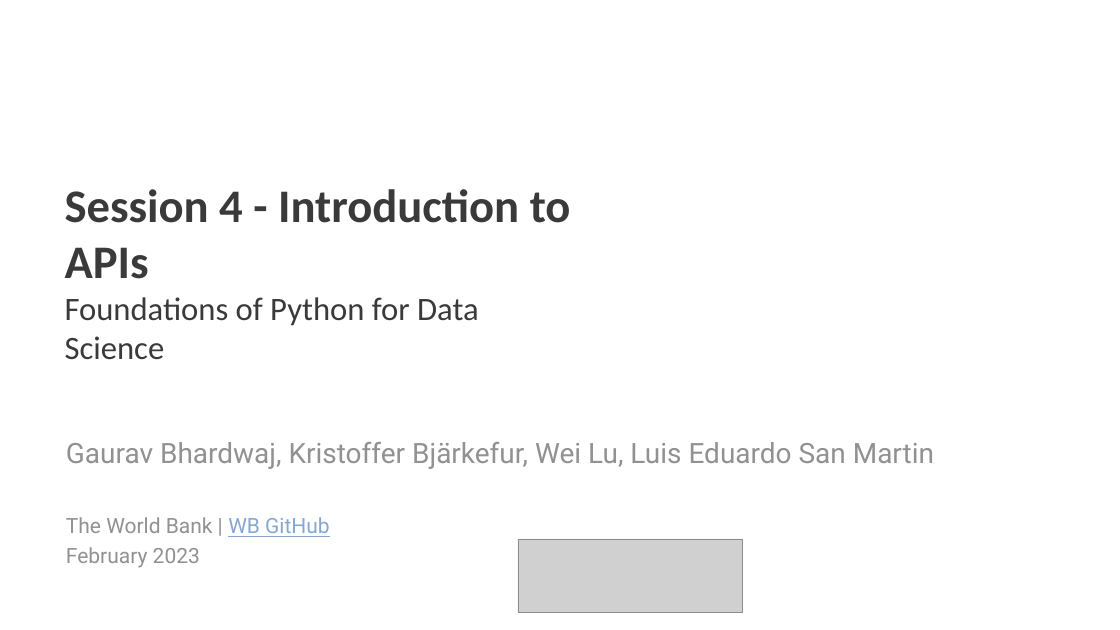
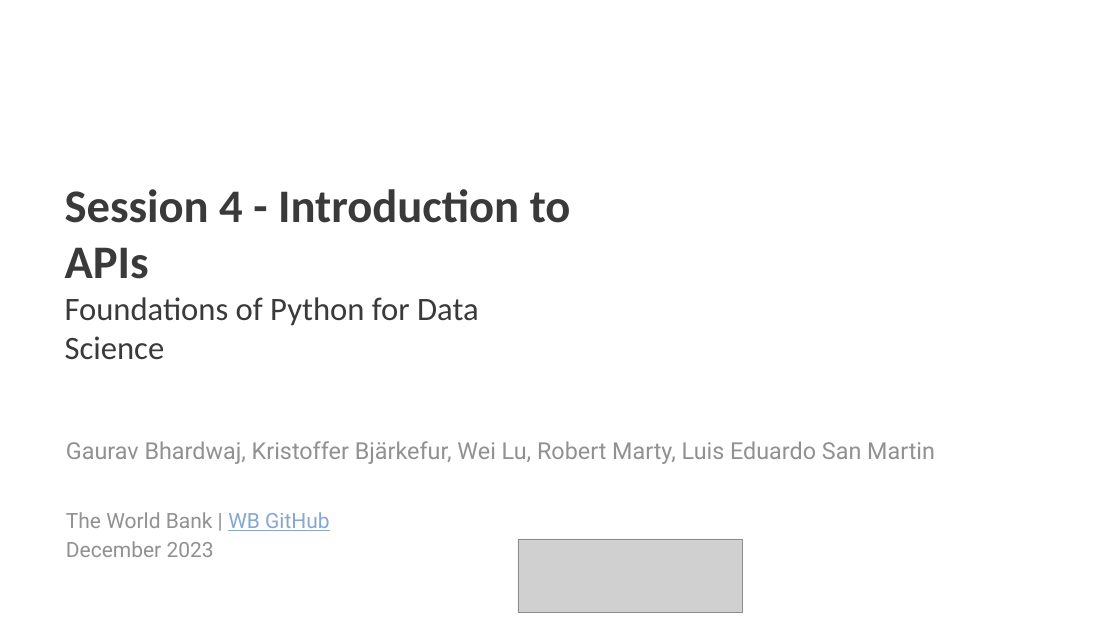
Before and after one commit to worldbank/dec-python-course, a slide deck: slide 1 of 1-foundations/4-api-and-dataviz/Introduction to APIs.pptx. Drawn at 1120x630 pixels with LibreOffice and Linux fonts; fonts in the diff are those of the drawing; grey boxes stand for pictures; background and template pictures are left out. Boxes give left, top, right and bottom in pixels: in the first picture for what was removed or moved away, otherwise in the second. Text is boxed around its words. In the diff, an @@ line names an element or a change of style, - is before the commit and + after.

Commit message:
Small updates in API presentation

```diff
--- a/1-foundations/4-api-and-dataviz/Introduction to APIs.pptx
+++ b/1-foundations/4-api-and-dataviz/Introduction to APIs.pptx
@@ subtitle at [66, 441, 935, 464]: text changed; size 24 to 20 pt @@
-Gaurav Bhardwaj, Kristoffer Bjärkefur, Wei Lu, Luis Eduardo San Martin
+Gaurav Bhardwaj, Kristoffer Bjärkefur, Wei Lu, Robert Marty, Luis Eduardo San Martin
@@ subtitle at [66, 541, 214, 557]: text changed @@
-February 2023
+December 2023
```
Also in this commit, not shown: 15 other slides changed, 1 other file.
